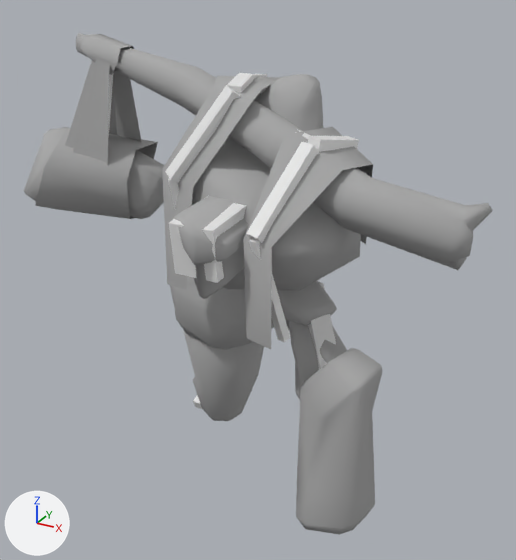
The FBX model Golem/DEath.FBX: old version first, new version second.
Camera for both pictures: a 50 mm camera at (6.78, -12.03, 10.43) aimed at (0.07, 0.16, 4.34). Lighting does not change. The marker at lower left points along +X, +Y and +Z. Where no turn or scale is listed for an object, it has been applied to the vertices.

The first picture shows 'Base HumanLThigh', 'Base HumanRibcageBone001', 'Base HumanRibcageBone002', 'Base HumanRibcageBone002Bone001', 'Base HumanTail1', 'Base HumanTail1.001', 'Base HumanTail1.002', 'Base HumanTail1.003', 'Base HumanTail2', 'Base HumanTail2.001', 'Base HumanTail2.003', 'Base HumanTail3', 'Mesh_golem'.
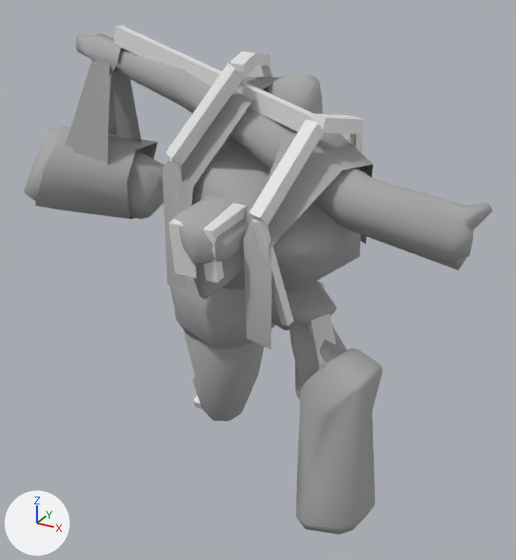
Commit message: modified death

Location of each change, (x1, y1, x2, y2) in pixels of the pictures (516 x 560 px):
'Base HumanRibcageBone002', moved: before (295, 129, 311, 139); after (114, 26, 324, 140)
'Base HumanTail1.001', moved: before (246, 142, 320, 243); after (249, 119, 324, 225)
'Base HumanTail1.003', moved: before (165, 85, 241, 183); after (166, 63, 245, 165)
'Base HumanTail2.001', moved: before (249, 238, 290, 342); after (252, 218, 294, 326)
'Base HumanTail1', moved: before (308, 135, 359, 152); after (312, 113, 364, 134)
'Base HumanTail1.002', moved: before (227, 73, 253, 93); after (229, 51, 256, 80)
'Base HumanTail2.003', moved: before (168, 177, 179, 209); after (169, 158, 183, 205)
'Base HumanTail2.002', moved: before (253, 74, 267, 79); after (255, 54, 270, 65)
'Base HumanTail2', moved (not visible before): after (350, 125, 363, 153)
'Base HumanRibcageBone002Bone001', moved: before (108, 74, 113, 138); after (94, 63, 111, 101)
'Base HumanTail3', moved: before (260, 87, 268, 94); after (261, 64, 273, 89)

Diff of the bpy script that builds the scene:
```diff
--- a/Golem/DEath.FBX.py
+++ b/Golem/DEath.FBX.py
@@ ob_base_humanribcagebone002bone001 @@
 ob_base_humanribcagebone002bone001 = bpy.data.objects.new('Base HumanRibcageBone002Bone001', me_mesh_012)
-ob_base_humanribcagebone002bone001.location = (-3.9, 0.46, 8.46)
+ob_base_humanribcagebone002bone001.location = (-3.78, 0.35, 8.88)
@@ ob_base_humantail2 @@
 ob_base_humantail2 = bpy.data.objects.new('Base HumanTail2', me_mesh_014)
-ob_base_humantail2.location = (1.77, 0.79, 7.29)
+ob_base_humantail2.location = (1.89, 0.68, 7.71)
@@ ob_base_humantail2_001 @@
 ob_base_humantail2_001 = bpy.data.objects.new('Base HumanTail2.001', me_mesh_016)
-ob_base_humantail2_001.location = (1.12, -1.84, 6.09)
+ob_base_humantail2_001.location = (1.24, -1.95, 6.51)
@@ ob_base_humantail1_001 @@
 ob_base_humantail1_001 = bpy.data.objects.new('Base HumanTail1.001', me_mesh_015)
-ob_base_humantail1_001.location = (1.55, -0.59, 7.5)
+ob_base_humantail1_001.location = (1.67, -0.7, 7.92)
@@ ob_base_humantail1_002 @@
 ob_base_humantail1_002 = bpy.data.objects.new('Base HumanTail1.002', me_mesh_017)
-ob_base_humantail1_002.location = (-0.27, -0.16, 8.23)
+ob_base_humantail1_002.location = (-0.15, -0.27, 8.65)
@@ ob_base_humantail3 @@
 ob_base_humantail3 = bpy.data.objects.new('Base HumanTail3', me_mesh_019)
-ob_base_humantail3.location = (-0.51, 1.4, 8.28)
+ob_base_humantail3.location = (-0.39, 1.29, 8.69)
@@ ob_base_humanribcagebone002 @@
 ob_base_humanribcagebone002 = bpy.data.objects.new('Base HumanRibcageBone002', me_mesh_011)
-ob_base_humanribcagebone002.location = (-1.01, 0.12, 7.84)
+ob_base_humanribcagebone002.location = (-0.89, 0.01, 8.26)
@@ ob_base_humantail2_002 @@
 ob_base_humantail2_002 = bpy.data.objects.new('Base HumanTail2.002', me_mesh_018)
-ob_base_humantail2_002.location = (-0.43, 0.6, 8.36)
+ob_base_humantail2_002.location = (-0.31, 0.49, 8.78)
@@ ob_base_humantail1 @@
 ob_base_humantail1 = bpy.data.objects.new('Base HumanTail1', me_mesh_013)
-ob_base_humantail1.location = (1.53, -0.44, 7.51)
+ob_base_humantail1.location = (1.65, -0.56, 7.93)
@@ ob_base_humantail1_003 @@
 ob_base_humantail1_003 = bpy.data.objects.new('Base HumanTail1.003', me_mesh_020)
-ob_base_humantail1_003.location = (-0.16, -0.33, 8.3)
+ob_base_humantail1_003.location = (-0.04, -0.44, 8.72)
@@ ob_base_humantail2_003 @@
 ob_base_humantail2_003 = bpy.data.objects.new('Base HumanTail2.003', me_mesh_021)
-ob_base_humantail2_003.location = (-1.14, -1.04, 6.69)
+ob_base_humantail2_003.location = (-1.02, -1.15, 7.11)
```
